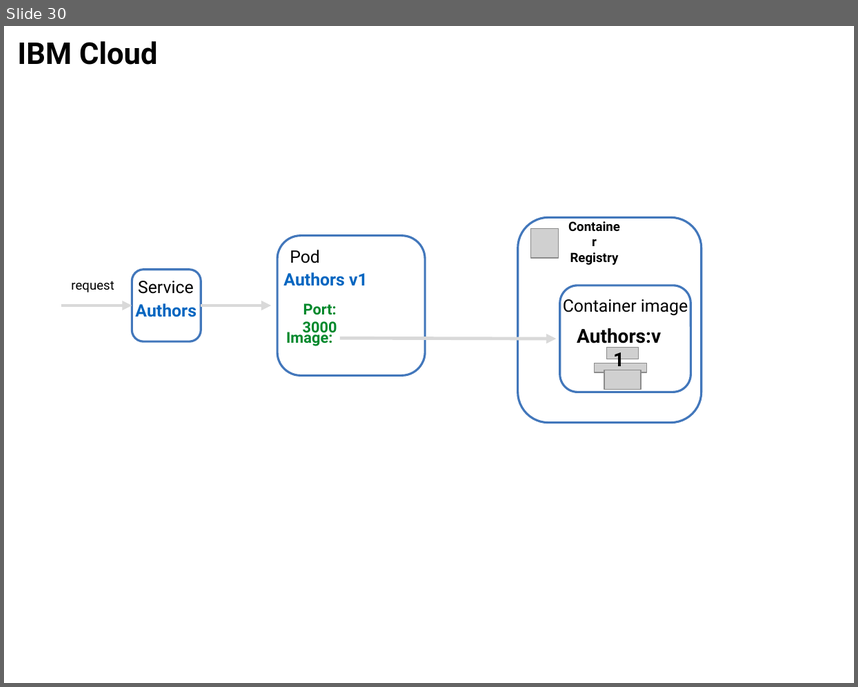
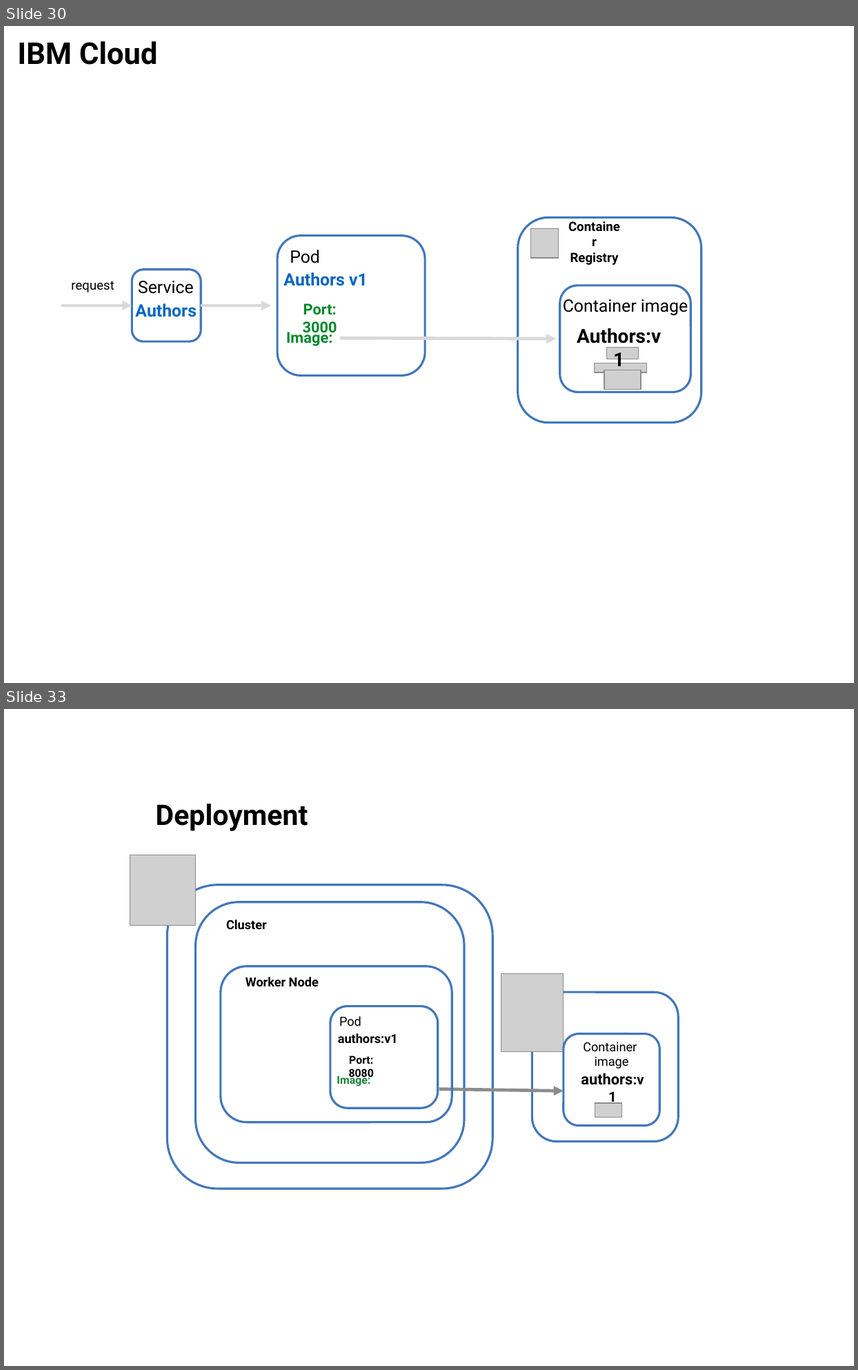
Before and after one commit to thomassuedbroecker/cloud-native-starter, a slide deck: workshop-fullsample/images/architecture.pptx. Shown one above the other, each under a label of ours: slide 30 before the commit, slides 30 and 33 after it; the slides between them are not shown. The pictures are 858x687 and 858x1370 pixels, drawn with LibreOffice and Linux fonts; fonts in the diff are those of the drawing; grey boxes stand for pictures; background and template pictures are left out. Boxes give left, top, right and bottom in pixels: in the first picture for what was removed or moved away, otherwise in the second. Text is boxed around its words. In the diff, an @@ line names an element or a change of style, - is before the commit and + after.

```diff
--- a/workshop-fullsample/images/architecture.pptx
+++ b/workshop-fullsample/images/architecture.pptx
@@ slide 33 added at <box>4,709,854,1366</box>, background #FFFFFF @@
@@ text added at <box>156,804,308,831</box>, 26.4 pt, text #000000, bold @@
+Deployment
@@ picture added at <box>130,855,196,926</box> @@
@@ rounded rectangle added at <box>167,884,493,1188</box>, outline #4277BB 2 pt @@
@@ rounded rectangle added at <box>196,902,465,1162</box>, outline #4277BB 2 pt @@
@@ text added at <box>226,919,267,929</box>, 11.7 pt, text #000000, bold @@
+Cluster
@@ rounded rectangle added at <box>221,966,451,1122</box>, outline #4277BB 2 pt @@
@@ text added at <box>245,977,319,986</box>, 11.7 pt, text #000000, bold @@
+Worker Node
@@ picture added at <box>501,973,564,1051</box> @@
@@ rounded rectangle added at <box>532,992,678,1141</box>, outline #4277BB 2 pt @@
@@ rounded rectangle added at <box>330,1006,437,1108</box>, outline #4277BB 2 pt @@
@@ text added at <box>339,1016,361,1026</box>, 11.7 pt, text #000000 @@
+Pod
@@ text added at <box>338,1033,398,1043</box>, 11.7 pt, text #000000, bold @@
+authors:v1
@@ rounded rectangle added at <box>564,1033,660,1126</box>, fill #FFFFFF, outline #4277BB 2 pt @@
@@ text added at <box>349,1055,374,1080</box>, 10.2 pt, text #000000, bold @@
+Port: 8080
@@ text added at <box>583,1042,637,1068</box>, 11.7 pt, text #000000 @@
+Container
+image
@@ text added at <box>337,1074,370,1086</box>, 10.2 pt, text #198038, bold @@
+Image:
@@ text added at <box>581,1073,633,1085</box>, 14 pt, text #000000, bold @@
+authors:v1
@@ arrow added from (439, 1089) to (564, 1091), #8C8C8C 3 pt @@
@@ picture added at <box>595,1103,622,1117</box> @@
```
Also in this commit, not shown: 5 other slides added, 2 other files.
